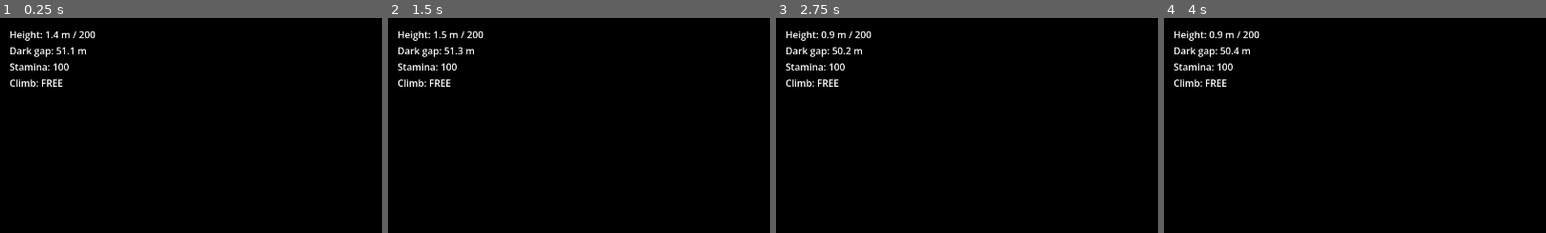
Above: before the commit, frames 1-4 (left to right).
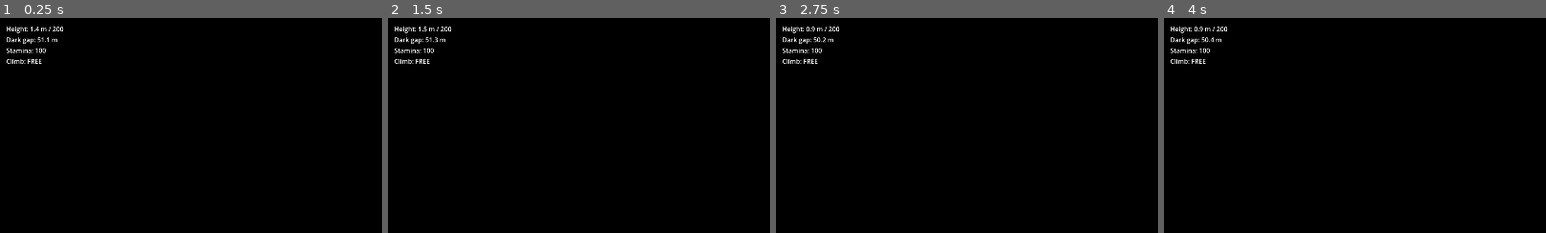
Above: after the commit, the same moments.

Repository: bennyo27/tethered
Game: Godot game, scene res://scenes/main/prototype.tscn
Two runs of this game, one before a commit and one after it. Both use one fixed random seed, a clock stepped at 60 frames per second and the inputs below.
Inputs (mouse positions are % of the whole screen's width and height, from its top left):
- Up to frame 1 (0.25 s): no input
- Up to frame 2 (1.5 s): tap Enter at 0.5 s; move the mouse to (55, 50) at 0.52 s; hold W (move_forward) from 0.53 s (still down); click (55, 50) at 0.6 s; tap Space (jump) at 0.77 s; tap R (restart) at 1.25 s; move the mouse to (45, 50) at 1.27 s; right-click (45, 50) at 1.35 s
- Up to frame 3 (2.75 s): keep holding W (move_forward); tap Space (jump) at 1.52 s; tap R (restart) at 2 s; move the mouse to (52, 48) at 2.02 s; hold E (interact) from 2.03 s (still down)
- Up to frame 4 (4 s): keep holding W (move_forward); tap R (restart) at 2.75, 3.5 s; move the mouse to (49, 52) at 2.77 s; release E (interact) at 2.78 s; click (49, 52) at 2.85 s; tap Space (jump) at 3.02, 3.77 s; move the mouse to (57, 51) at 3.52 s; right-click (57, 51) at 3.6 s
The pictures show only the part of the screen within x 0-50%, y 0-50%; the shares and areas given below are measured in that part.
In our replay, the window is 800x450 before the commit and 799x449 after it. These sizes can differ from the game's own. Grey fills any space a smaller window leaves; there, only what the larger window draws over its background counts as a difference.

The runs differ from the first frame. In frame 1, 1.8% of the frame differs, in the area x 1-25%, y 4-32%; in frame 2, 1.8%; in frame 3, 1.9%; in frame 4, 1.9%.

Commit message:
Bigger window + arm-length constraint on two-hand climbing
Display:
- 1920x1080 windowed, mode=3 (maximized)
- Camera FOV 75 for wider view

Two-hand climbing constraint:
- Body can't move beyond max_reach (3.0m) from either anchor point
- _constrain_to_anchors clamps position to arm-length sphere around each hand
- No more floating freely in any direction while both hands are gripping

Diff:
--- a/project.godot
+++ b/project.godot
@@ -22,8 +22,11 @@
 
 [display]
 
-window/size/viewport_width=1280
-window/size/viewport_height=720
+window/size/viewport_width=1920
+window/size/viewport_height=1080
+window/size/window_width=1920
+window/size/window_height=1080
+window/size/mode=3
 
 [input]
 
--- a/scenes/player/player.tscn
+++ b/scenes/player/player.tscn
@@ -34,6 +34,7 @@
 
 [node name="Camera3D" type="Camera3D" parent="."]
 transform = Transform3D(1, 0, 0, 0, 1, 0, 0, 0, 1, 0, 0.7, 0)
+fov = 75.0
 
 [node name="LeftRay" type="RayCast3D" parent="Camera3D"]
 transform = Transform3D(1, 0, 0, 0, 1, 0, 0, 0, 1, -0.3, 0, 0)
--- a/scripts/player/player_controller.gd
+++ b/scripts/player/player_controller.gd
@@ -345,6 +345,7 @@
 
 func _climb_movement(delta: float) -> void:
 	## Both hands anchored → climb along the line between anchors + shimmy.
+	## Body is constrained: can't move beyond max_reach from either anchor.
 	var input_dir := Input.get_vector("move_left", "move_right", "move_forward", "move_backward")
 
 	# Direction from lower to higher anchor.
@@ -359,15 +360,39 @@
 	# Shimmy direction = perpendicular to up_dir, horizontal.
 	var shimmy_dir := up_dir.cross(Vector3.UP).normalized()
 
-	velocity = Vector3.ZERO
+	# Calculate desired velocity from input.
+	var wish_vel := Vector3.ZERO
 	# W (forward) = climb up, S (back) = climb down.
-	velocity += up_dir * (-input_dir.y) * climb_speed
+	wish_vel += up_dir * (-input_dir.y) * climb_speed
 	# A/D = shimmy sideways.
-	velocity += shimmy_dir * input_dir.x * shimmy_speed
+	wish_vel += shimmy_dir * input_dir.x * shimmy_speed
+
+	# Apply movement.
+	var new_pos := global_position + wish_vel * delta
+
+	# CONSTRAINT: body can't be farther than max_reach from either anchor.
+	# This is the arm-length limit — you can't float away from your grips.
+	new_pos = _constrain_to_anchors(new_pos)
+
+	global_position = new_pos
+	velocity = wish_vel  # for move_and_slide / external forces
 
 	# Space = mantle onto the platform above (if there is one).
 	if Input.is_action_just_pressed("jump"):
 		_try_mantle()
+
+
+func _constrain_to_anchors(pos: Vector3) -> Vector3:
+	## Pull pos back within max_reach of both anchor points.
+	## If both constraints conflict, find the closest valid point.
+	var constrained := pos
+	var anchors: Array[Vector3] = [left_anchor, right_anchor]
+	for anchor in anchors:
+		var offset: Vector3 = constrained - anchor
+		var dist := offset.length()
+		if dist > max_reach:
+			constrained = anchor + offset.normalized() * max_reach
+	return constrained
 
 
 # ─── Stamina ─────────────────────────────────────────────────────────────────
